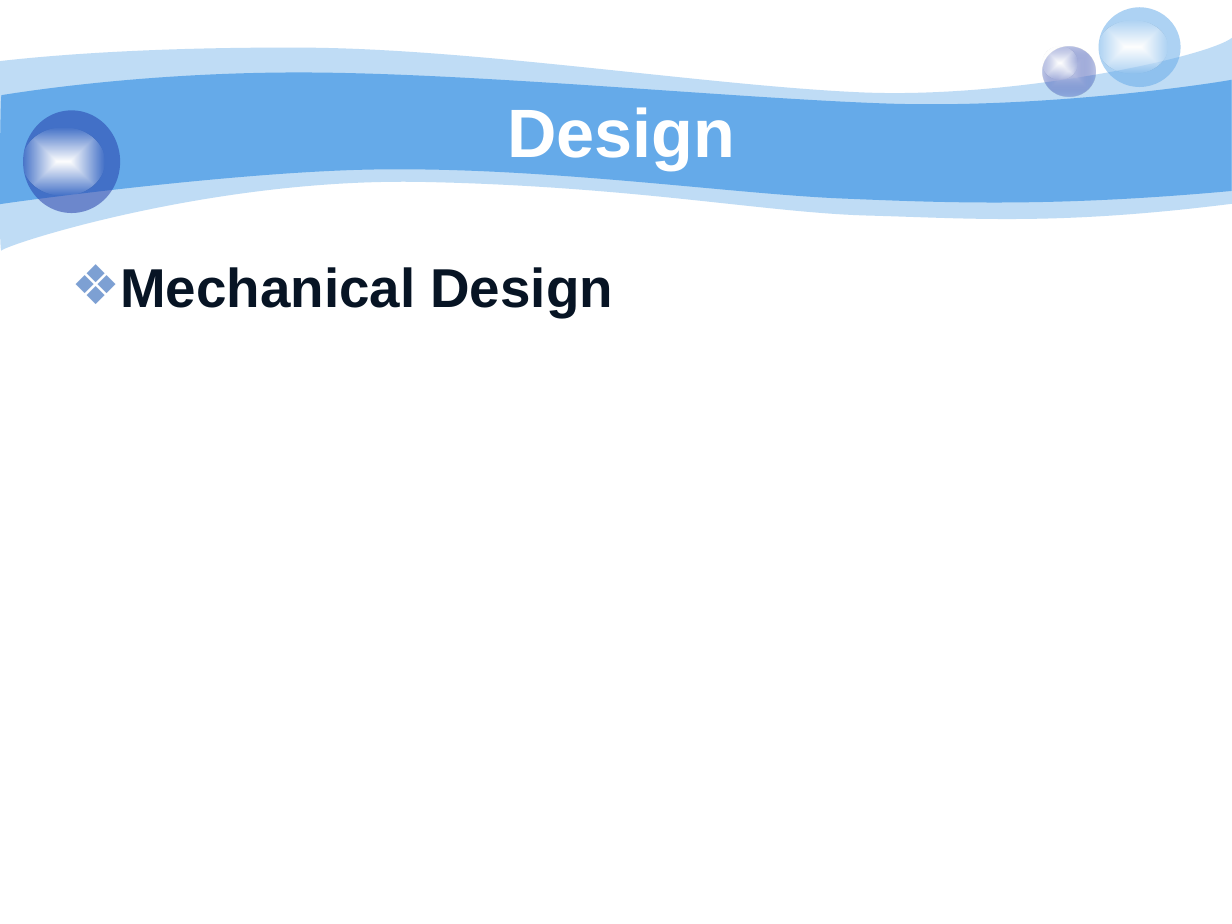
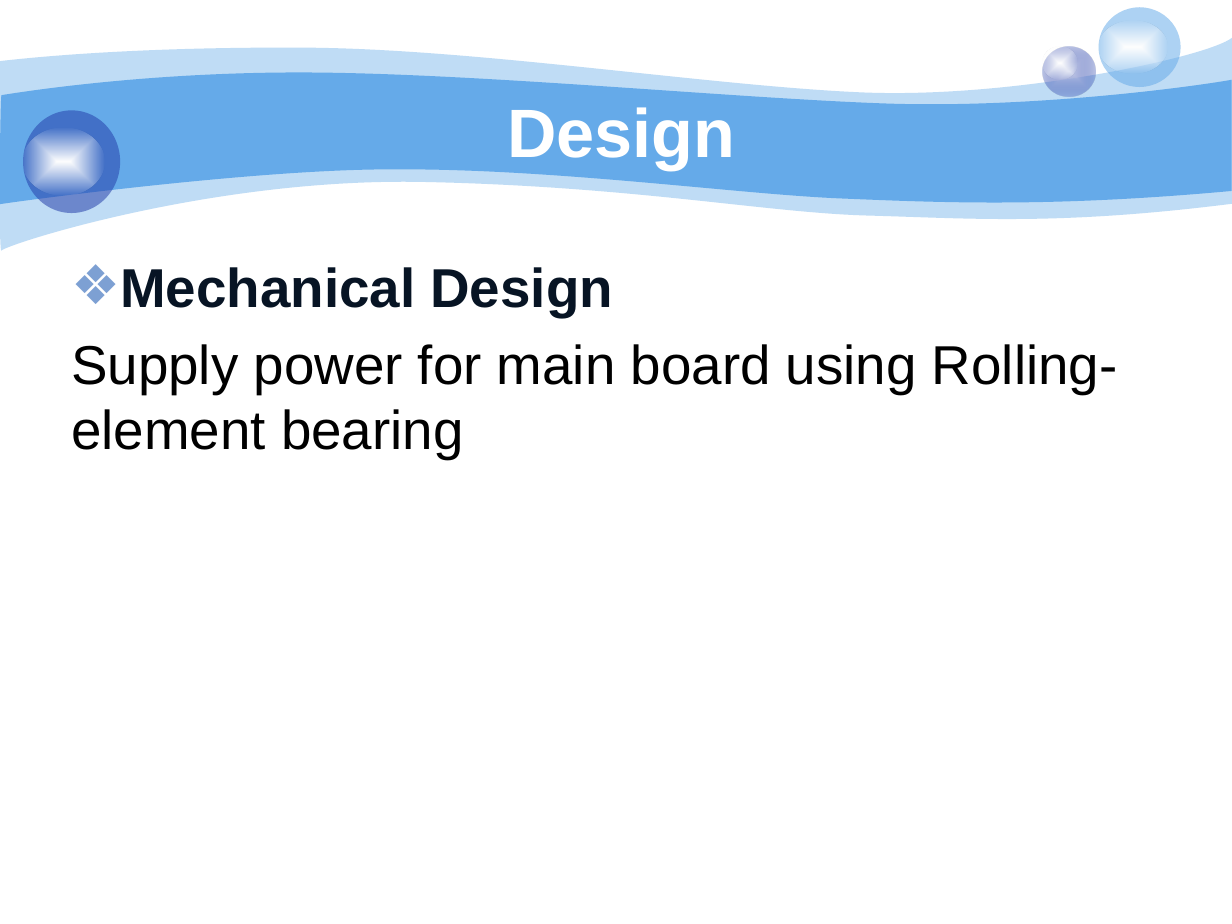
Before and after one commit to bachdx60343/pled, a slide deck: slide 21 of 06. Temp/pLED 2014.pptx. Drawn at 1232x924 pixels with LibreOffice and Linux fonts; fonts in the diff are those of the drawing; background and template pictures are left out. Boxes give left, top, right and bottom in pixels: in the first picture for what was removed or moved away, otherwise in the second. Text is boxed around its words. In the diff, an @@ line names an element or a change of style, - is before the commit and + after.

```diff
--- a/06. Temp/pLED 2014.pptx
+++ b/06. Temp/pLED 2014.pptx
@@ text at [71,344,1118,459]: paragraph added @@
+Supply power for main board using Rolling-element bearing
```
Also in this commit, not shown: 4 other slides changed, 2 slides added.
